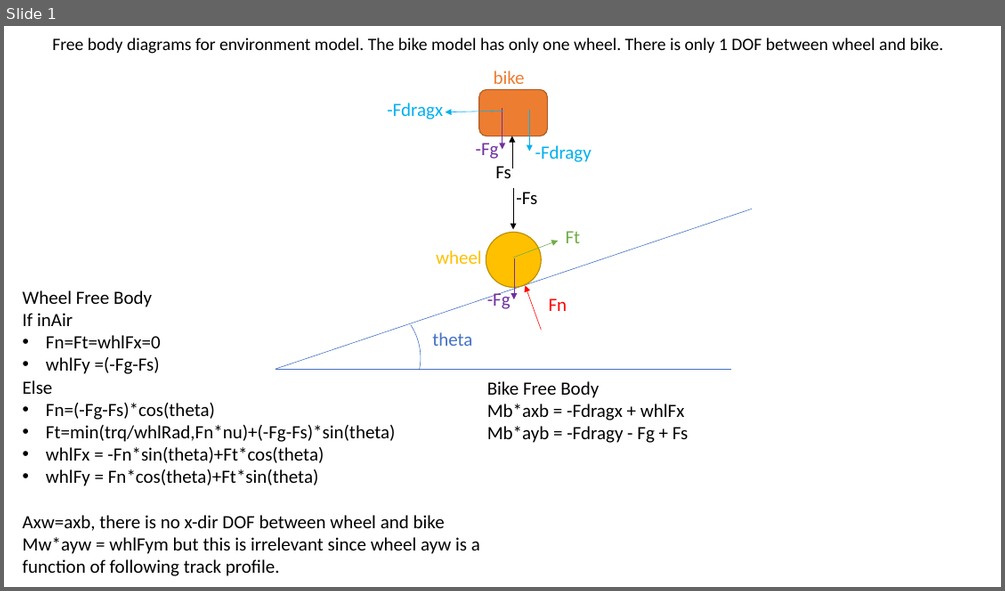
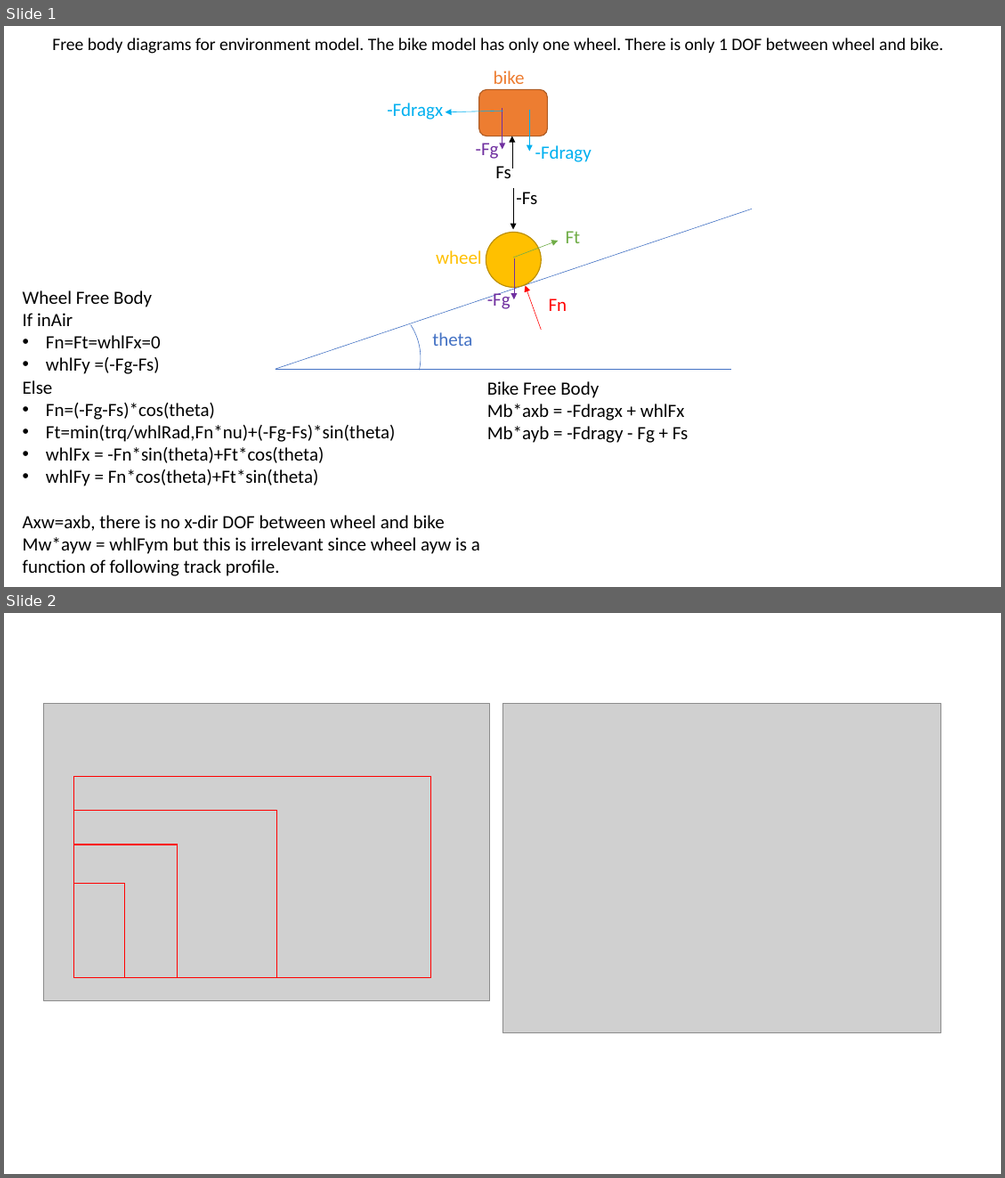
Before and after one commit to albensteinFMBA/Analytics-Demo, a slide deck: supercross_learner/supercross_diagrams.pptx. Shown one above the other, each under a label of ours: slide 1 before the commit, slides 1 and 2 after it. The pictures are 1005x591 and 1005x1178 pixels, drawn with LibreOffice and Linux fonts; fonts in the diff are those of the drawing; grey boxes stand for pictures. Boxes give left, top, right and bottom in pixels: in the first picture for what was removed or moved away, otherwise in the second. Text is boxed around its words. In the diff, an @@ line names an element or a change of style, - is before the commit and + after.

```diff
--- a/supercross_learner/supercross_diagrams.pptx
+++ b/supercross_learner/supercross_diagrams.pptx
@@ slide 2 added at (x1=4, y1=613, x2=1001, y2=1174), background #FFFFFF @@
@@ picture added at (x1=44, y1=704, x2=490, y2=1000) @@
@@ picture added at (x1=502, y1=704, x2=941, y2=1033) @@
@@ rectangle added at (x1=74, y1=776, x2=432, y2=977), outline #FF0000 1 pt @@
@@ rectangle added at (x1=74, y1=810, x2=277, y2=977), outline #FF0000 1 pt @@
@@ rectangle added at (x1=74, y1=844, x2=178, y2=977), outline #FF0000 1 pt @@
@@ rectangle added at (x1=74, y1=883, x2=125, y2=977), outline #FF0000 1 pt @@
```
Also in this commit, not shown: 2 other slides added, 3 other files.
